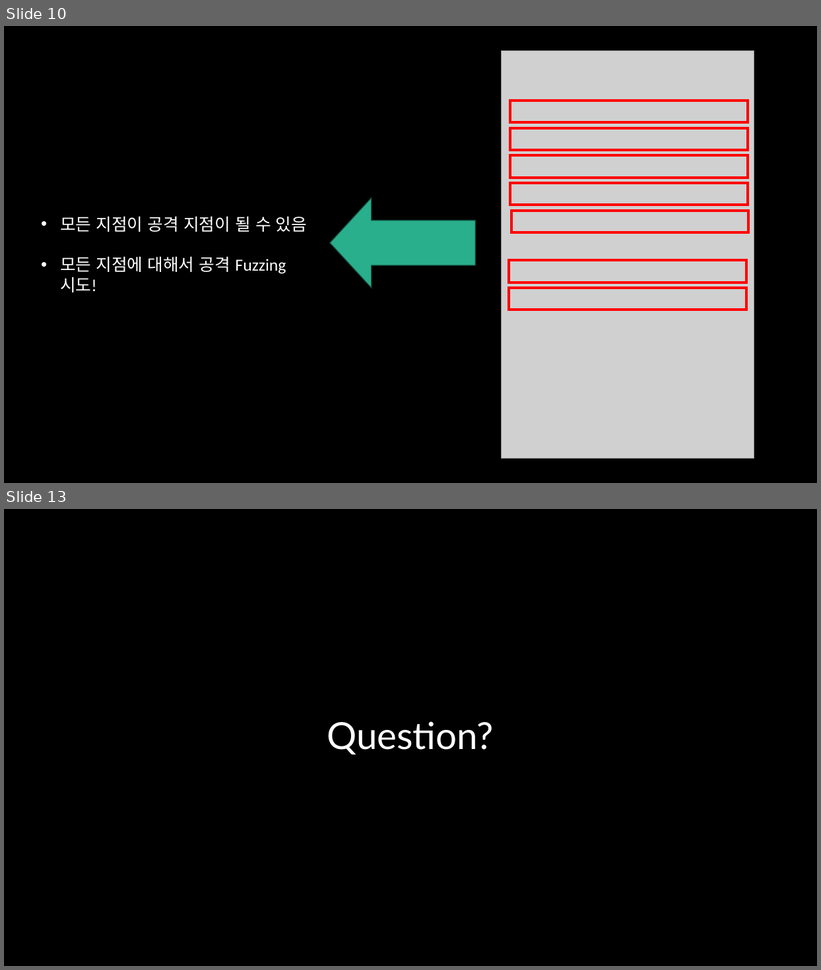
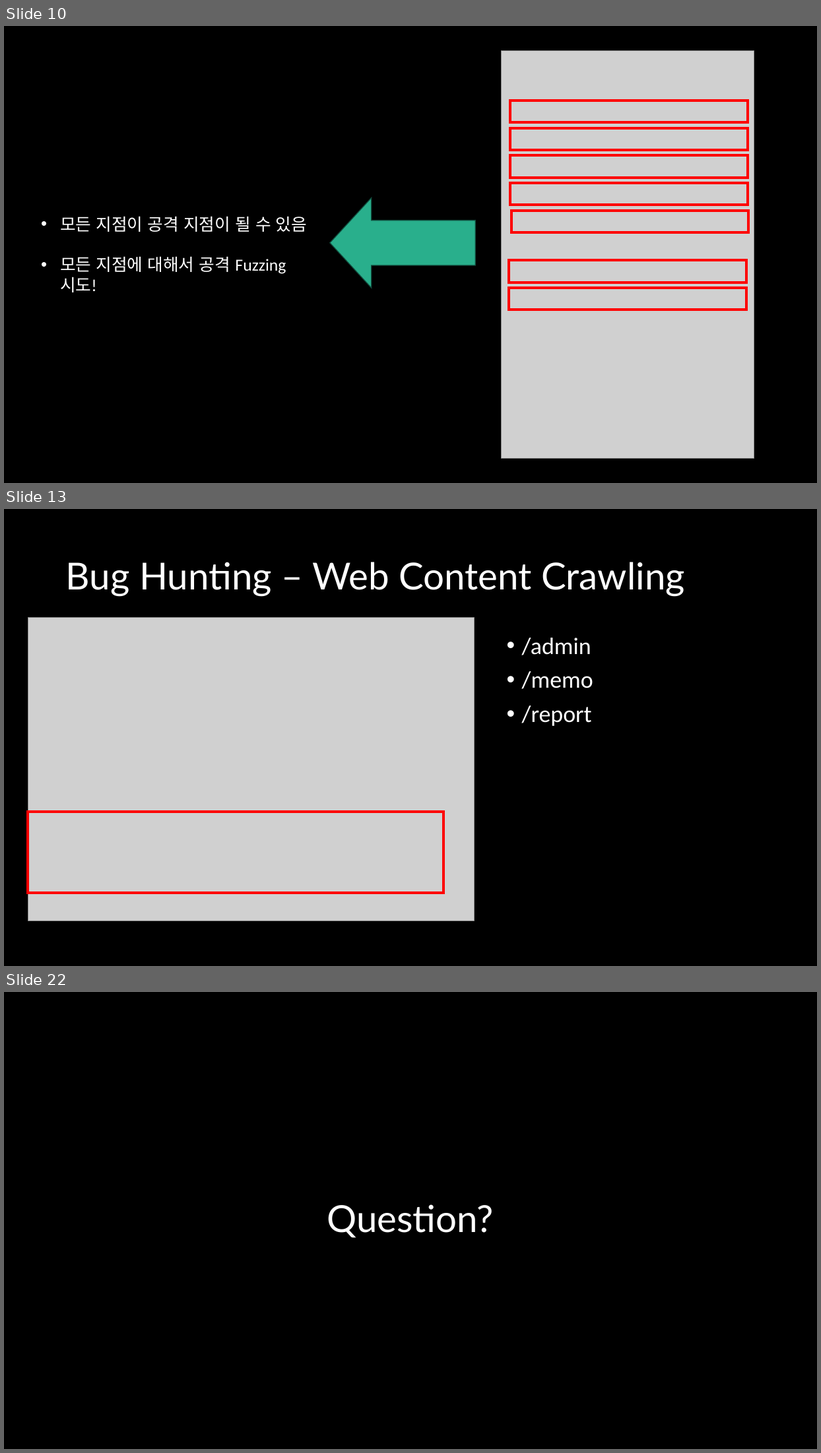
Before and after one commit to mirusu400/fuzzing-bug-hunting, a slide deck: 김성진_Fuzzing과 툴을 활용한 리얼월드 버그 헌팅.pptx. Shown one above the other, each under a label of ours: slides 10 and 13 before the commit, slides 10, 13 and 22 after it; the slides between them are not shown. The pictures are 821x970 and 821x1453 pixels, drawn with LibreOffice and Linux fonts; fonts in the diff are those of the drawing; grey boxes stand for pictures. Boxes give left, top, right and bottom in pixels: in the first picture for what was removed or moved away, otherwise in the second. Text is boxed around its words. In the diff, an @@ line names an element or a change of style, - is before the commit and + after.

```diff
--- a/김성진_Fuzzing과 툴을 활용한 리얼월드 버그 헌팅.pptx
+++ b/김성진_Fuzzing과 툴을 활용한 리얼월드 버그 헌팅.pptx
@@ slide 13 added at <box>4,509,817,966</box>, background #000000 @@
@@ title added at <box>66,562,685,596</box>, 44 pt, text #FFFFFF @@
+Bug Hunting – Web Content Crawling
@@ picture added at <box>28,618,475,921</box> @@
@@ text added at <box>522,638,593,726</box>, 28 pt, text #FFFFFF @@
+• /admin
+• /memo
+• /report
@@ rectangle added at <box>28,812,444,894</box>, outline #FF0000 3 pt @@
@@ what was slide 13 is now slide 22 @@
```
Also in this commit, not shown: 5 slides changed, 8 other slides added.
